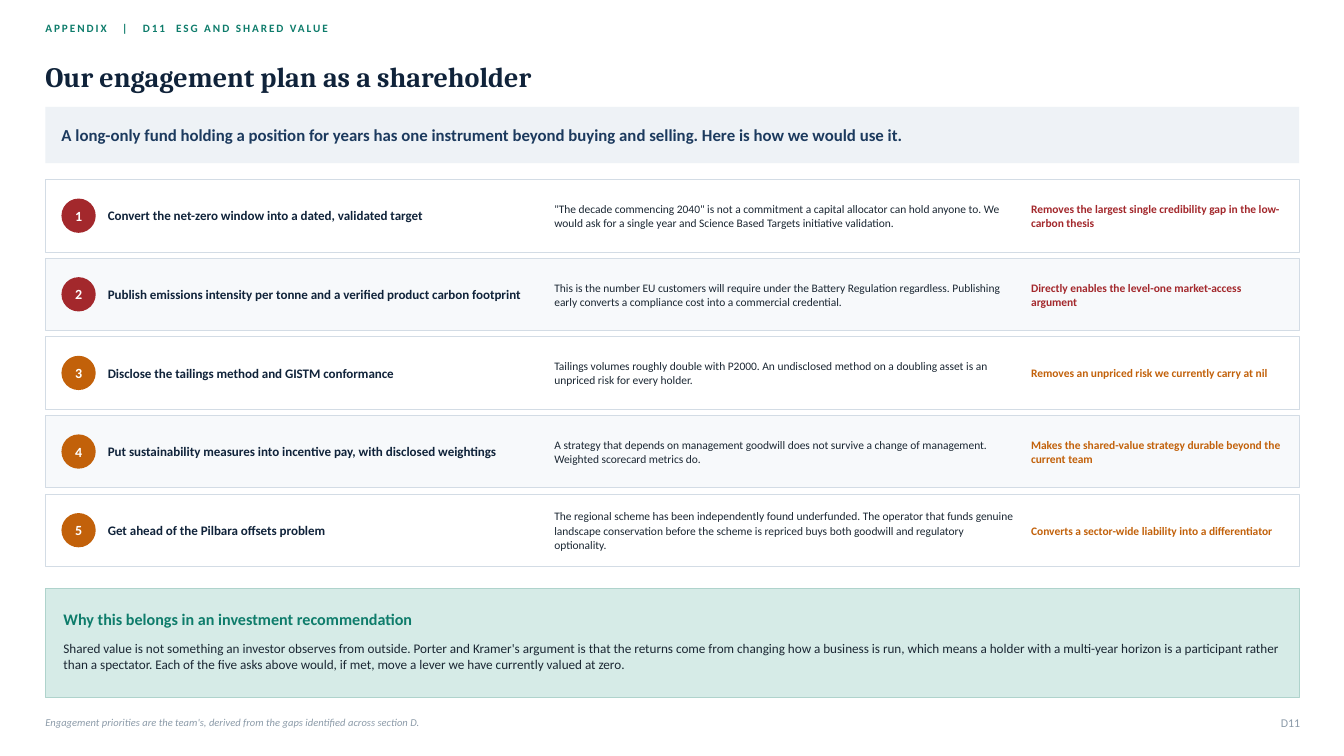
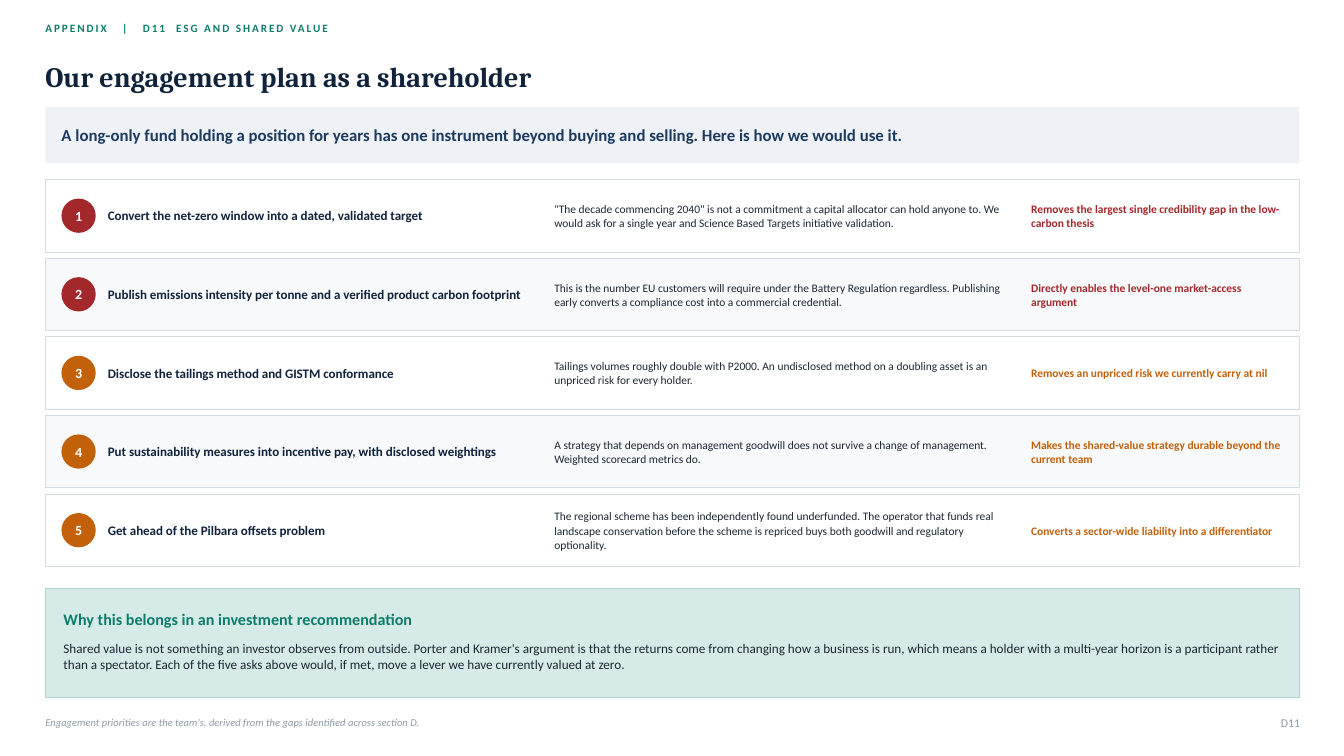
Before and after one commit to SportsSwap/for-claude, a slide deck: slide 59 of deck/PLS_Group_FMAA_2026.pptx. Drawn at 1344x756 pixels with LibreOffice and Linux fonts; fonts in the diff are those of the drawing. Boxes give left, top, right and bottom in pixels: in the first picture for what was removed or moved away, otherwise in the second. Text is boxed around its words. In the diff, an @@ line names an element or a change of style, - is before the commit and + after.

```diff
--- a/deck/PLS_Group_FMAA_2026.pptx
+++ b/deck/PLS_Group_FMAA_2026.pptx
@@ text at (x1=554, y1=512, x2=994, y2=551): text changed @@
-The regional scheme has been independently found underfunded. The operator that funds genuine landscape conservation before the scheme is repriced buys both goodwill and regulatory optionality.
+The regional scheme has been independently found underfunded. The operator that funds real landscape conservation before the scheme is repriced buys both goodwill and regulatory optionality.
```
Also in this commit, not shown: 14 other slides changed, 7 other files.
